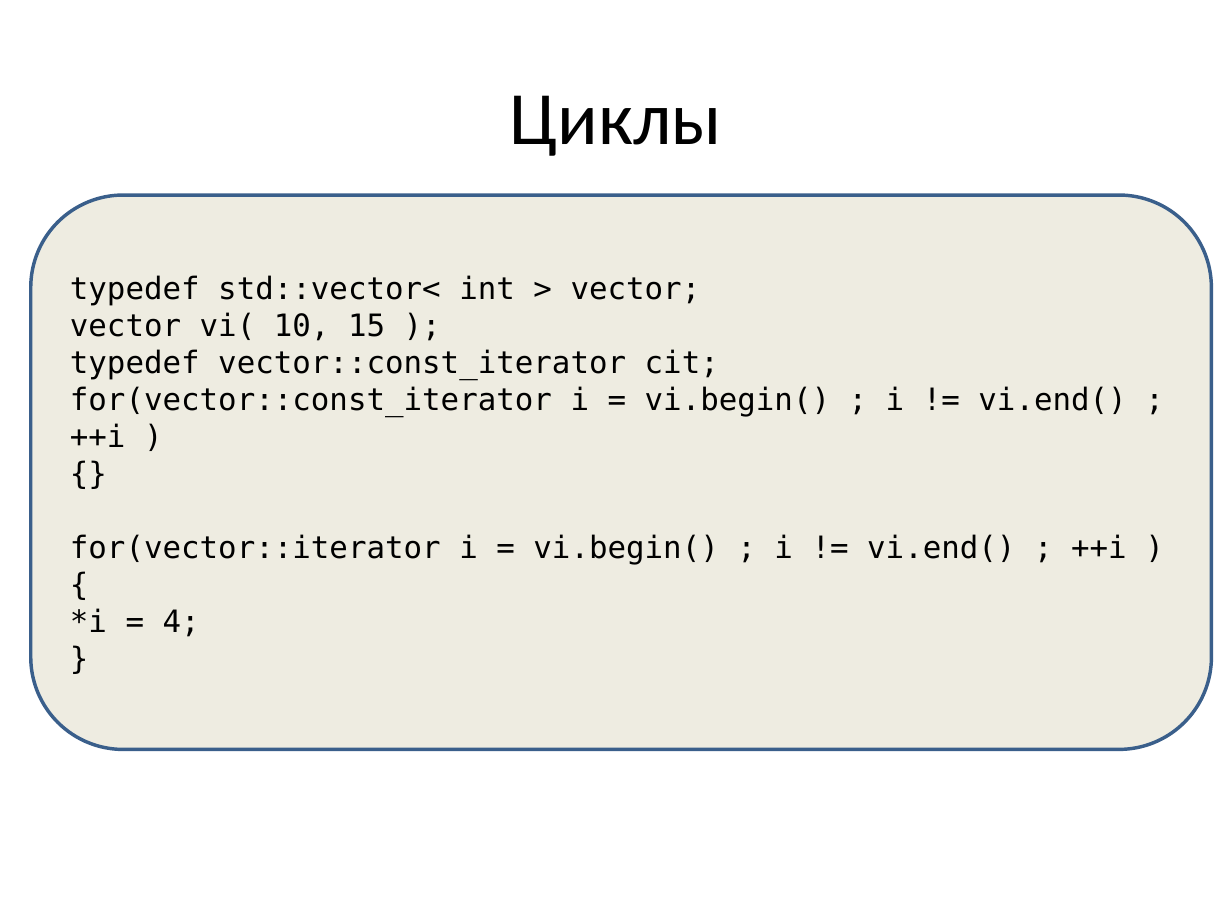
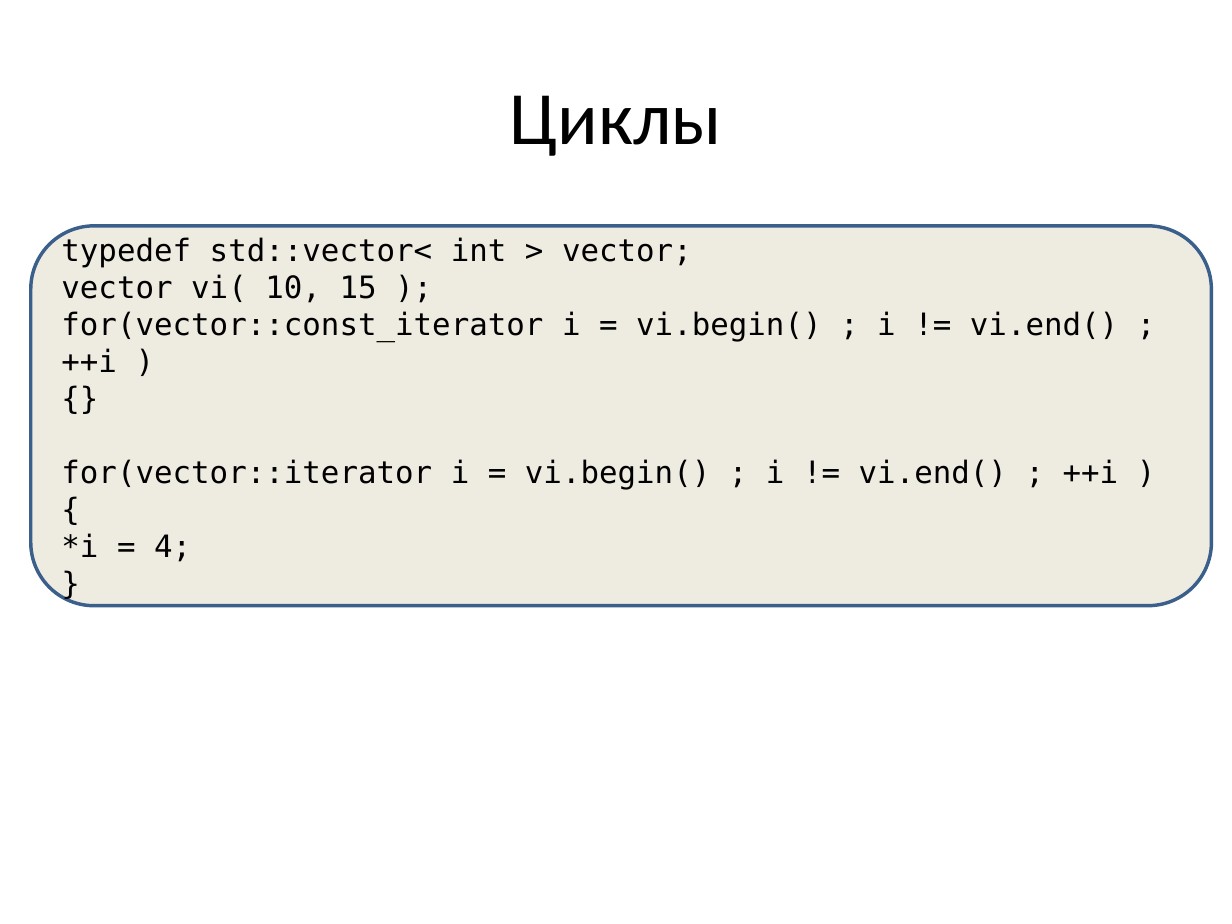
Before and after one commit to tscherkas/cpp_craft_1013, a slide deck: slide 13 of lections/cpp_craft_lec_1_part_2_v1_2.pptx. Drawn at 1232x924 pixels with LibreOffice and Linux fonts; fonts in the diff are those of the drawing. Boxes give left, top, right and bottom in pixels: in the first picture for what was removed or moved away, otherwise in the second. Text is boxed around its words. In the diff, an @@ line names an element or a change of style, - is before the commit and + after.

```diff
--- a/lections/cpp_craft_lec_1_part_2_v1_2.pptx
+++ b/lections/cpp_craft_lec_1_part_2_v1_2.pptx
@@ rounded rectangle "typedef std::vector< int > vector;": place and size @@
-rounded rectangle "typedef std::vector< int > vector;" at box(31, 195, 1211, 749)
+rounded rectangle "typedef std::vector< int > vector;" at box(31, 225, 1211, 605)
@@ text in rounded rectangle at box(70, 349, 719, 380): paragraph removed @@
-typedef vector::const_iterator cit;
```
Also in this commit, not shown: 6 other slides changed, 6 other files.
